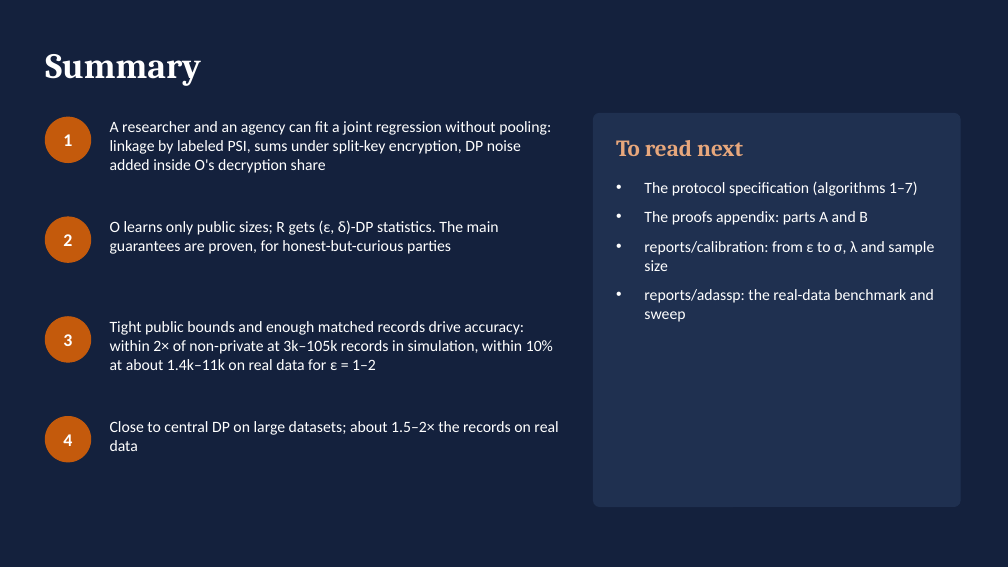
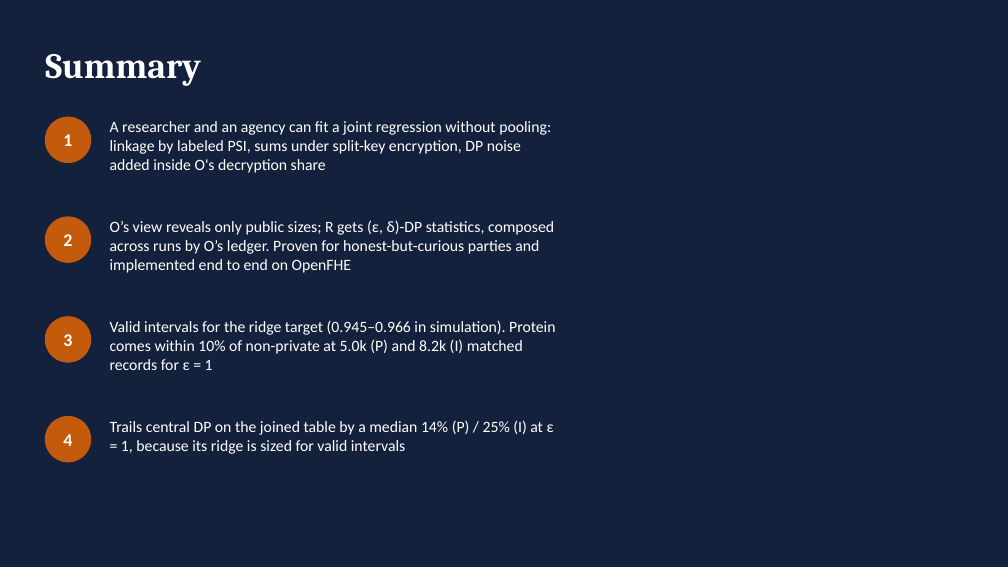
Before and after one commit to shukabh/VerticalFederatedRegression, a slide deck: slide 51 of slides/vfl_intro_deck.pptx (slide 44 before the commit). Drawn at 1008x567 pixels with LibreOffice and Linux fonts; fonts in the diff are those of the drawing. Boxes give left, top, right and bottom in pixels: in the first picture for what was removed or moved away, otherwise in the second. Text is boxed around its words. In the diff, an @@ line names an element or a change of style, - is before the commit and + after.

```diff
--- a/slides/vfl_intro_deck.pptx
+++ b/slides/vfl_intro_deck.pptx
@@ rounded rectangle removed at (594, 113, 960, 507) @@
@@ text removed at (616, 140, 743, 156) @@
-To read next
@@ text removed at (644, 181, 934, 322) @@
-• The protocol specification (algorithms 1–7)
-• The proofs appendix: parts A and B
-• reports/calibration: from ε to σ, λ and sample size
-• reports/adassp: the real-data benchmark and sweep
@@ text at (110, 220, 554, 273): text changed @@
-O learns only public sizes; R gets (ε, δ)-DP statistics. The main guarantees are proven, for honest-but-curious parties
+O’s view reveals only public sizes; R gets (ε, δ)-DP statistics, composed across runs by O’s ledger. Proven for honest-but-curious parties and implemented end to end on OpenFHE
@@ text at (110, 320, 555, 370): text changed @@
-Tight public bounds and enough matched records drive accuracy: within 2× of non-private at 3k–105k records in simulation, within 10% at about 1.4k–11k on real data for ε = 1–2
+Valid intervals for the ridge target (0.945–0.966 in simulation). Protein comes within 10% of non-private at 5.0k (P) and 8.2k (I) matched records for ε = 1
@@ text at (110, 420, 554, 454): text changed @@
-Close to central DP on large datasets; about 1.5–2× the records on real data
+Trails central DP on the joined table by a median 14% (P) / 25% (I) at ε = 1, because its ridge is sized for valid intervals
```
Also in this commit, not shown: 24 other slides changed, 12 slides added, 5 slides removed, 1 other file.
